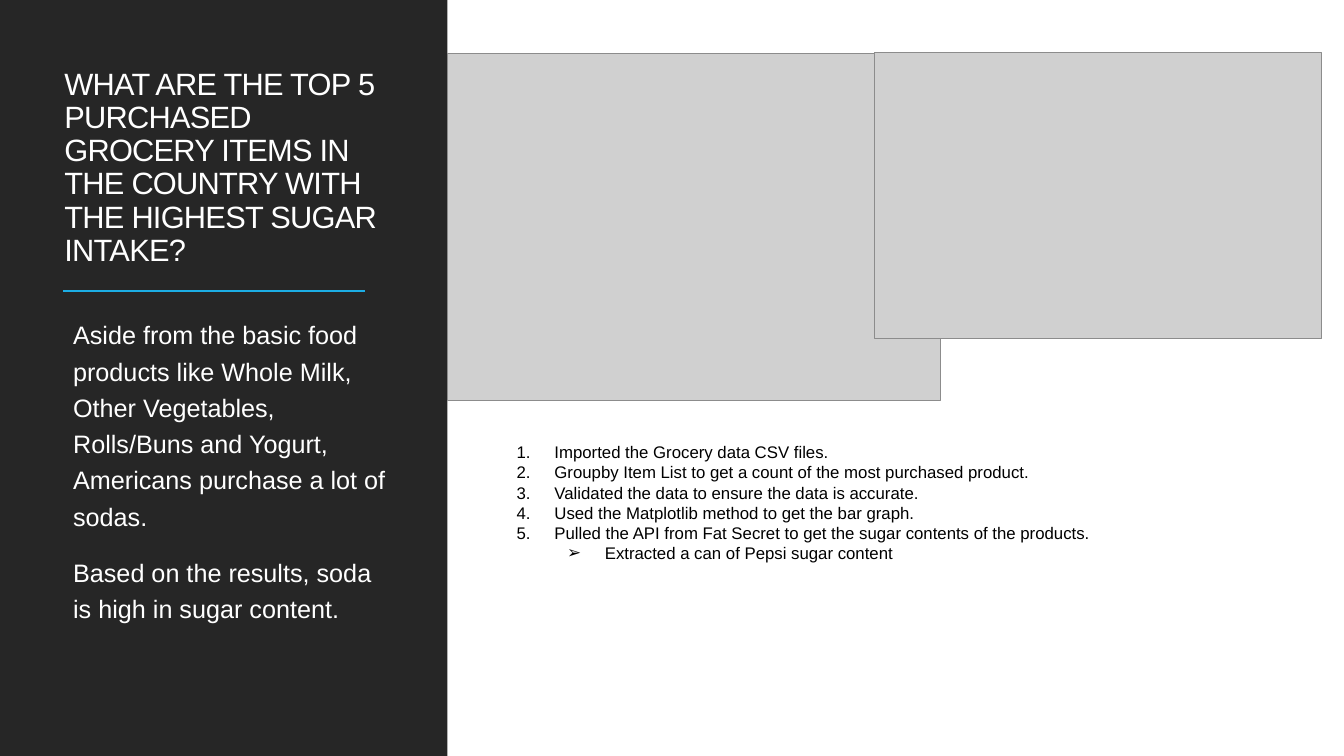
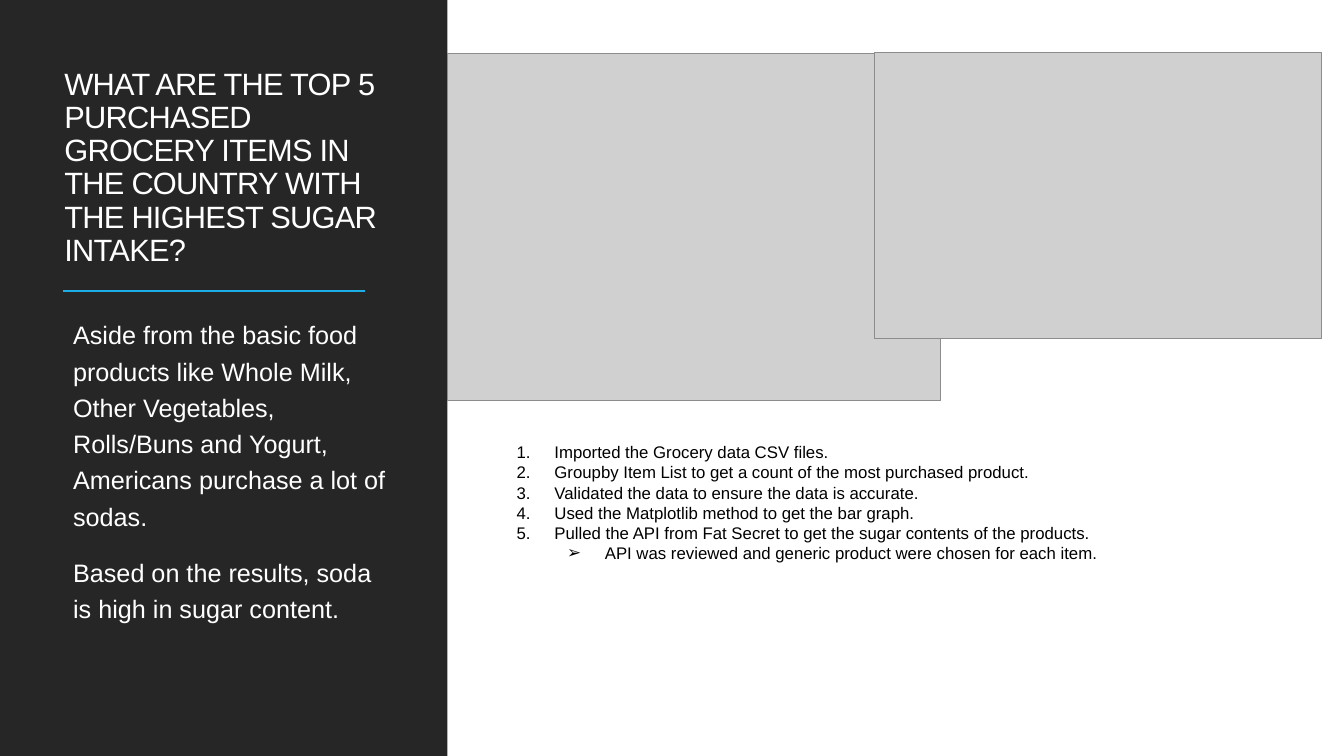
Before and after one commit to cbeachey/project1_influencers, a slide deck: slide 17 of Effects of Sugar Consumption.pptx. Drawn at 1344x756 pixels with LibreOffice and Linux fonts; fonts in the diff are those of the drawing; grey boxes stand for pictures. Boxes give left, top, right and bottom in pixels: in the first picture for what was removed or moved away, otherwise in the second. Text is boxed around its words. In the diff, an @@ line names an element or a change of style, - is before the commit and + after.

Commit message:
update

```diff
--- a/Effects of Sugar Consumption.pptx
+++ b/Effects of Sugar Consumption.pptx
@@ text at box(605, 547, 1097, 563): text changed @@
-  ➢ Extracted a can of Pepsi sugar content
+  ➢ API was reviewed and generic product were chosen for each item.
```
